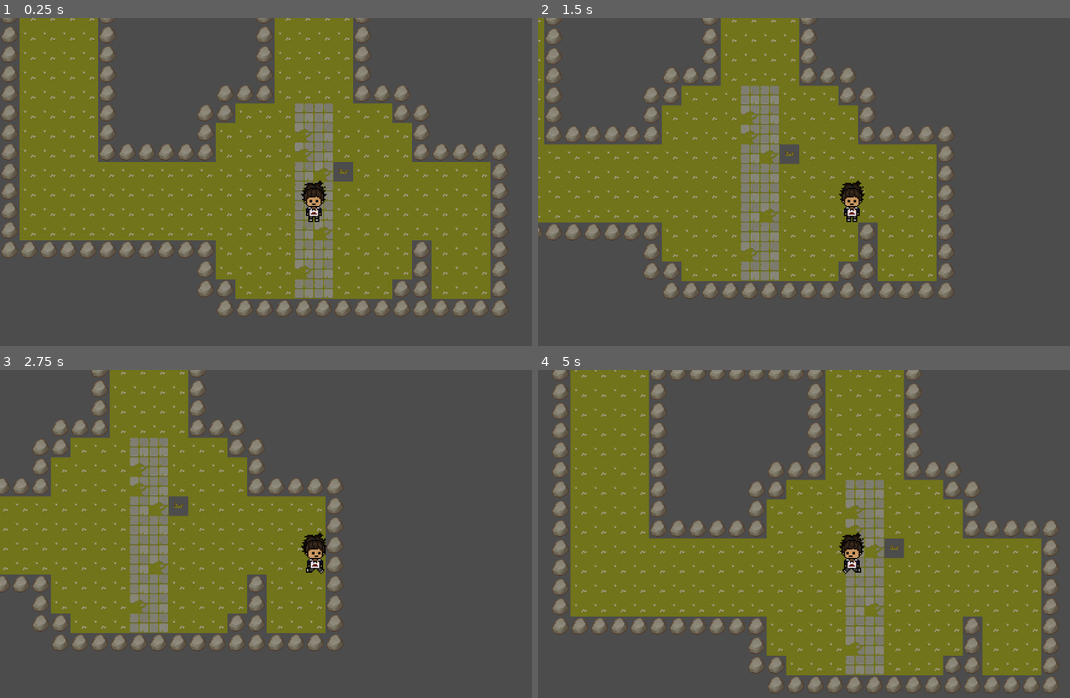
Above: before the commit, frames 1-4 (two rows, left to right).
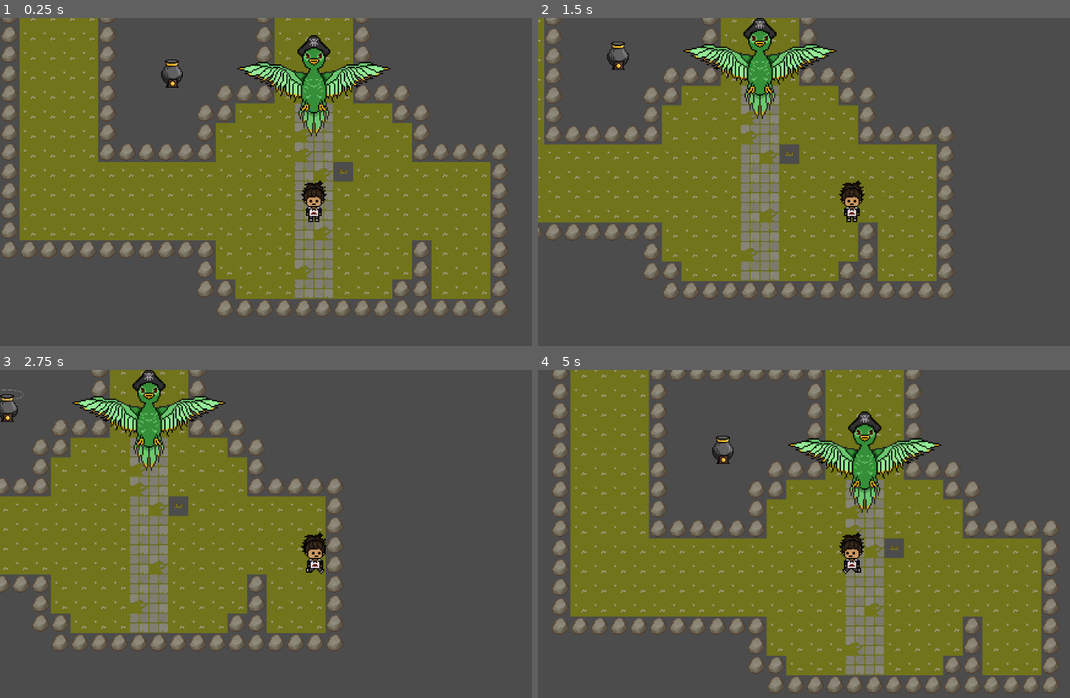
Above: after the commit, the same moments.

Repository: CS196Illinois/Group23-FA22
Game: Godot game, scene res://scenes/main.tscn
The game is run twice, just before and just after one commit, with the same random seed, the same clock (stepped at 60 frames per second) and the same inputs.
Inputs:
- Up to frame 1 (0.25 s): no input
- Up to frame 2 (1.5 s): tap Enter at 0.5 s; hold D (right) 0.53-1.28 s; hold S (down) from 1.28 s (still down)
- Up to frame 3 (2.75 s): tap Space at 2 s; release S (down) at 2.03 s; hold D (right) from 2.03 s (still down)
- Up to frame 4 (5 s): release D (right) at 2.78 s; hold W (up) 2.78-3.53 s; tap Enter at 3.5 s; hold A (left) from 3.53 s (still down)

The runs differ from the first frame. In frame 1, 2.8% of the frame differs, in the area x 30-74%, y 5-37%; in frame 2, 2.8%; in frame 3, 2.8%; in frame 4, 2.9%, in the area x 32-76%, y 12-44%.

Commit message:
Boss Animation

Diff:
--- /dev/null
+++ b/testing/scenes/Boss.tscn
@@ -0,0 +1,56 @@
+[gd_scene load_steps=5 format=2]
+
+[ext_resource path="res://Assets/Boss Bird pt.3.png" type="Texture" id=1]
+
+[sub_resource type="CapsuleShape2D" id=1]
+radius = 23.0
+height = 132.0
+
+[sub_resource type="Animation" id=2]
+resource_name = "Boss_Bird_Flying"
+length = 1.1
+loop = true
+step = 0.05
+tracks/0/type = "value"
+tracks/0/path = NodePath("Sprite:frame")
+tracks/0/interp = 1
+tracks/0/loop_wrap = true
+tracks/0/imported = false
+tracks/0/enabled = true
+tracks/0/keys = {
+"times": PoolRealArray( 0, 0.1, 0.2, 0.3, 0.35, 0.4, 0.45, 0.5, 0.55, 0.6, 0.65, 0.7, 0.8, 0.9, 1 ),
+"transitions": PoolRealArray( 1, 1, 1, 1, 1, 1, 1, 1, 1, 1, 1, 1, 1, 1, 1 ),
+"update": 1,
+"values": [ 0, 1, 2, 3, 4, 5, 6, 7, 6, 5, 4, 3, 2, 1, 0 ]
+}
+
+[sub_resource type="Animation" id=3]
+resource_name = "Damaged_Inflicted_Boss"
+length = 0.5
+step = 0.05
+tracks/0/type = "value"
+tracks/0/path = NodePath("Sprite:frame")
+tracks/0/interp = 1
+tracks/0/loop_wrap = true
+tracks/0/imported = false
+tracks/0/enabled = true
+tracks/0/keys = {
+"times": PoolRealArray( 0, 0.4 ),
+"transitions": PoolRealArray( 1, 1 ),
+"update": 1,
+"values": [ 8, 0 ]
+}
+
+[node name="StaticBody2D" type="StaticBody2D"]
+
+[node name="Sprite" type="Sprite" parent="."]
+texture = ExtResource( 1 )
+hframes = 3
+vframes = 3
+
+[node name="CollisionShape2D" type="CollisionShape2D" parent="."]
+shape = SubResource( 1 )
+
+[node name="AnimationPlayer" type="AnimationPlayer" parent="."]
+anims/Boss_Bird_Flying = SubResource( 2 )
+anims/Damaged_Inflicted_Boss = SubResource( 3 )
--- /dev/null
+++ b/testing/scenes/cannon.tscn
@@ -0,0 +1,41 @@
+[gd_scene load_steps=5 format=2]
+
+[ext_resource path="res://Assets/Cannon_Sprite.png" type="Texture" id=1]
+[ext_resource path="res://scripts/cannon.gd" type="Script" id=2]
+
+[sub_resource type="Animation" id=1]
+resource_name = "Fire_Cannon"
+length = 0.85
+step = 0.05
+tracks/0/type = "value"
+tracks/0/path = NodePath("Sprite:frame")
+tracks/0/interp = 1
+tracks/0/loop_wrap = true
+tracks/0/imported = false
+tracks/0/enabled = true
+tracks/0/keys = {
+"times": PoolRealArray( 0, 0.1, 0.2, 0.3, 0.4, 0.45, 0.5, 0.6, 0.7, 0.8 ),
+"transitions": PoolRealArray( 1, 1, 1, 1, 1, 1, 1, 1, 1, 1 ),
+"update": 1,
+"values": [ 0, 1, 2, 3, 4, 5, 6, 7, 8, 0 ]
+}
+
+[sub_resource type="CapsuleShape2D" id=2]
+radius = 18.0
+height = 10.0
+
+[node name="Cannon" type="StaticBody2D"]
+script = ExtResource( 2 )
+
+[node name="Sprite" type="Sprite" parent="."]
+position = Vector2( -232, -217 )
+texture = ExtResource( 1 )
+hframes = 3
+vframes = 3
+
+[node name="AnimationPlayer" type="AnimationPlayer" parent="."]
+anims/Fire_Cannon = SubResource( 1 )
+
+[node name="CollisionShape2D" type="CollisionShape2D" parent="."]
+position = Vector2( -232, -210 )
+shape = SubResource( 2 )
--- a/testing/scenes/main.tscn
+++ b/testing/scenes/main.tscn
@@ -1,9 +1,11 @@
-[gd_scene load_steps=7 format=2]
+[gd_scene load_steps=9 format=2]
 
 [ext_resource path="res://Assets/TX Tileset Grass.png" type="Texture" id=1]
 [ext_resource path="res://scenes/player.tscn" type="PackedScene" id=2]
 [ext_resource path="res://Assets/TX Props.png" type="Texture" id=3]
 [ext_resource path="res://Assets/TX Plant.png" type="Texture" id=4]
+[ext_resource path="res://scenes/cannon.tscn" type="PackedScene" id=5]
+[ext_resource path="res://scenes/Boss.tscn" type="PackedScene" id=6]
 
 [sub_resource type="ConvexPolygonShape2D" id=2]
 points = PoolVector2Array( 0, 0, 32, 0, 32, 32, 0, 32 )
@@ -89,6 +91,8 @@
 
 [node name="Node2D" type="Node2D"]
 
+[node name="Cannon" parent="." instance=ExtResource( 5 )]
+
 [node name="TileMap" type="TileMap" parent="."]
 tile_set = SubResource( 1 )
 cell_size = Vector2( 32, 32 )
@@ -100,3 +104,6 @@
 
 [node name="Camera2D" type="Camera2D" parent="Player"]
 current = true
+
+[node name="Boss" parent="." instance=ExtResource( 6 )]
+position = Vector2( -1, -189 )
--- a/testing/scenes/player.tscn
+++ b/testing/scenes/player.tscn
@@ -1,10 +1,26 @@
-[gd_scene load_steps=12 format=2]
+[gd_scene load_steps=13 format=2]
 
-[ext_resource path="res://Assets/Personal Sprite pt.4.png" type="Texture" id=1]
+[ext_resource path="res://Assets/Pixel Sprites pt.7.png" type="Texture" id=1]
 [ext_resource path="res://scripts/player.gd" type="Script" id=2]
 
 [sub_resource type="RectangleShape2D" id=1]
 extents = Vector2( 17.5, 29.5 )
+
+[sub_resource type="Animation" id=10]
+resource_name = "Damage_Inflicted"
+length = 0.4
+tracks/0/type = "value"
+tracks/0/path = NodePath("Sprite:frame")
+tracks/0/interp = 1
+tracks/0/loop_wrap = true
+tracks/0/imported = false
+tracks/0/enabled = true
+tracks/0/keys = {
+"times": PoolRealArray( 0, 0.3 ),
+"transitions": PoolRealArray( 1, 1 ),
+"update": 1,
+"values": [ 12, 0 ]
+}
 
 [sub_resource type="Animation" id=6]
 resource_name = "Idle_Down"
@@ -37,7 +53,7 @@
 "times": PoolRealArray( 0 ),
 "transitions": PoolRealArray( 1 ),
 "update": 1,
-"values": [ 12 ]
+"values": [ 6 ]
 }
 
 [sub_resource type="Animation" id=8]
@@ -105,7 +121,7 @@
 "times": PoolRealArray( 0, 0.2, 0.4, 0.6 ),
 "transitions": PoolRealArray( 1, 1, 1, 1 ),
 "update": 1,
-"values": [ 12, 13, 14, 15 ]
+"values": [ 6, 7, 6, 7 ]
 }
 
 [sub_resource type="Animation" id=3]
@@ -122,7 +138,7 @@
 "times": PoolRealArray( 0, 0.2, 0.4, 0.6 ),
 "transitions": PoolRealArray( 1, 1, 1, 1 ),
 "update": 1,
-"values": [ 4, 5, 6, 7 ]
+"values": [ 4, 5, 4, 5 ]
 }
 
 [sub_resource type="Animation" id=5]
@@ -155,6 +171,7 @@
 shape = SubResource( 1 )
 
 [node name="AnimationPlayer" type="AnimationPlayer" parent="."]
+anims/Damage_Inflicted = SubResource( 10 )
 anims/Idle_Down = SubResource( 6 )
 anims/Idle_Left = SubResource( 7 )
 anims/Idle_Right = SubResource( 8 )
--- /dev/null
+++ b/testing/scripts/cannon.gd
@@ -0,0 +1,11 @@
+extends StaticBody2D
+
+func read_input():
+
+	#Simply plays the cannon animation, can be rigged to have a different "trigger"
+
+	if Input.is_action_just_released("down"):
+		$AnimationPlayer.play("Fire_Cannon")
+
+func _physics_process(delta):
+	read_input()
--- a/testing/scripts/player.gd
+++ b/testing/scripts/player.gd
@@ -5,6 +5,8 @@
 
 func read_input():
 	velocity = Vector2()
+
+	#All the if statements for Input controls the players movement & sprite animation cycles
 
 	if Input.is_action_pressed("down"):
 		$AnimationPlayer.play("Walk_Down")
Binary file added: testing/Assets/Boss Bird pt.2.png
Not shown, added: testing/Assets/Boss Bird pt.2.png.import
Binary file added: testing/Assets/Boss Bird pt.3.png
Not shown, added: testing/Assets/Boss Bird pt.3.png.import
Binary file added: testing/Assets/Cannon_Sprite.png
Not shown, added: testing/Assets/Cannon_Sprite.png.import
Binary file added: testing/Assets/Chest Sprites.png
Not shown, added: testing/Assets/Chest Sprites.png.import
Binary file added: testing/Assets/Pixel Sprites pt.7.png
Not shown, added: testing/Assets/Pixel Sprites pt.7.png.import
